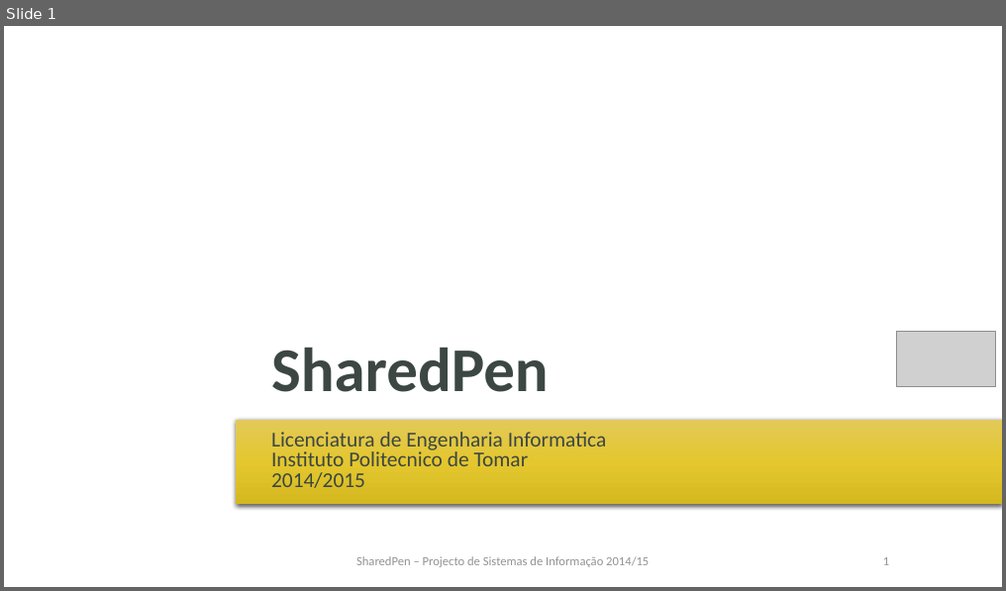
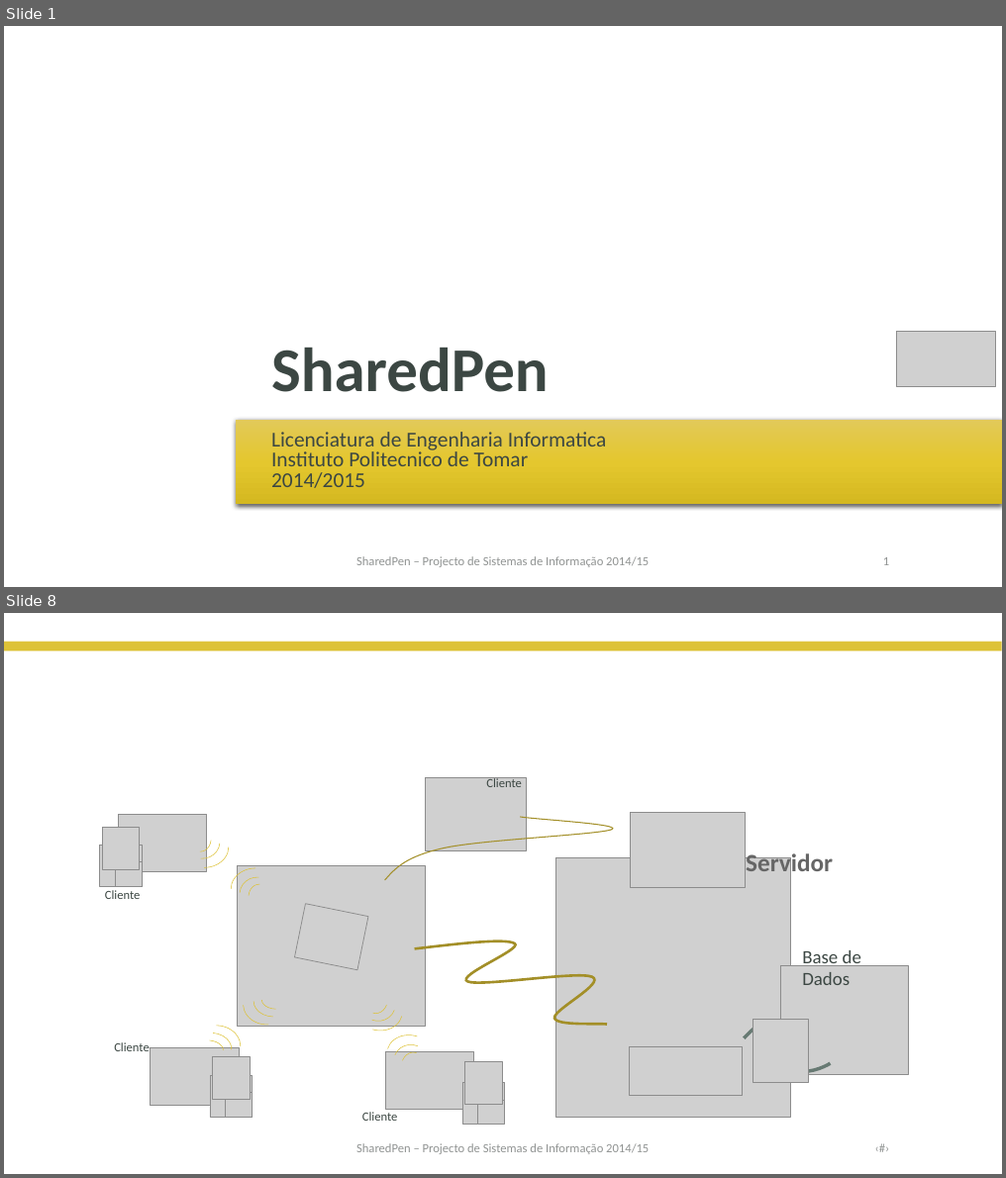
Before and after one commit to claudioRcarvalho/sharedpen_doc, a slide deck: Apresentação_professor_v1.pptx. Shown one above the other, each under a label of ours: slide 1 before the commit, slides 1 and 8 after it; the slides between them are not shown. The pictures are 1006x591 and 1006x1178 pixels, drawn with LibreOffice and Linux fonts; fonts in the diff are those of the drawing; grey boxes stand for pictures; background and template pictures are left out. Boxes give left, top, right and bottom in pixels: in the first picture for what was removed or moved away, otherwise in the second. Text is boxed around its words. In the diff, an @@ line names an element or a change of style, - is before the commit and + after.

```diff
--- a/Apresentação_professor_v1.pptx
+++ b/Apresentação_professor_v1.pptx
@@ slide 8 added at (4,613,1002,1174), background #FFFFFF @@
@@ rectangle added at (4,642,1002,652), fill #DDC237 @@
@@ title added at (109,652,897,762), 30 pt, text #FFFFFF @@
+Estrutura
@@ group added at (100,776,908,1125): 20 pictures, 18 arc (boxed as its full ellipse)s, 6 texts, 3 freeform shapes @@
+Cliente
+Cliente
+Cliente
+Cliente
+Servidor
+Base de Dados
@@ text added at (356,1144,648,1155), 12 pt, text #929594 @@
+SharedPen – Projecto de Sistemas de Informação 2014/15
@@ text added at (737,1134,897,1163), 12 pt, text #929594 @@
+‹#›
```
Also in this commit, not shown: 3 slides changed, 4 other slides added.
